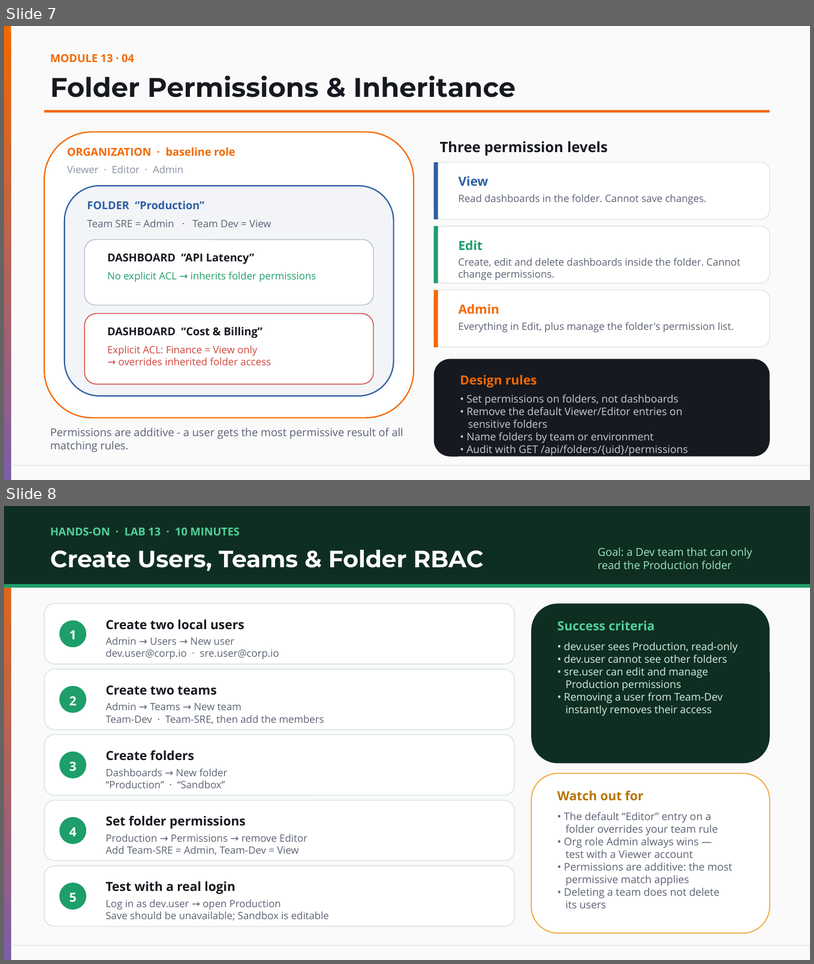
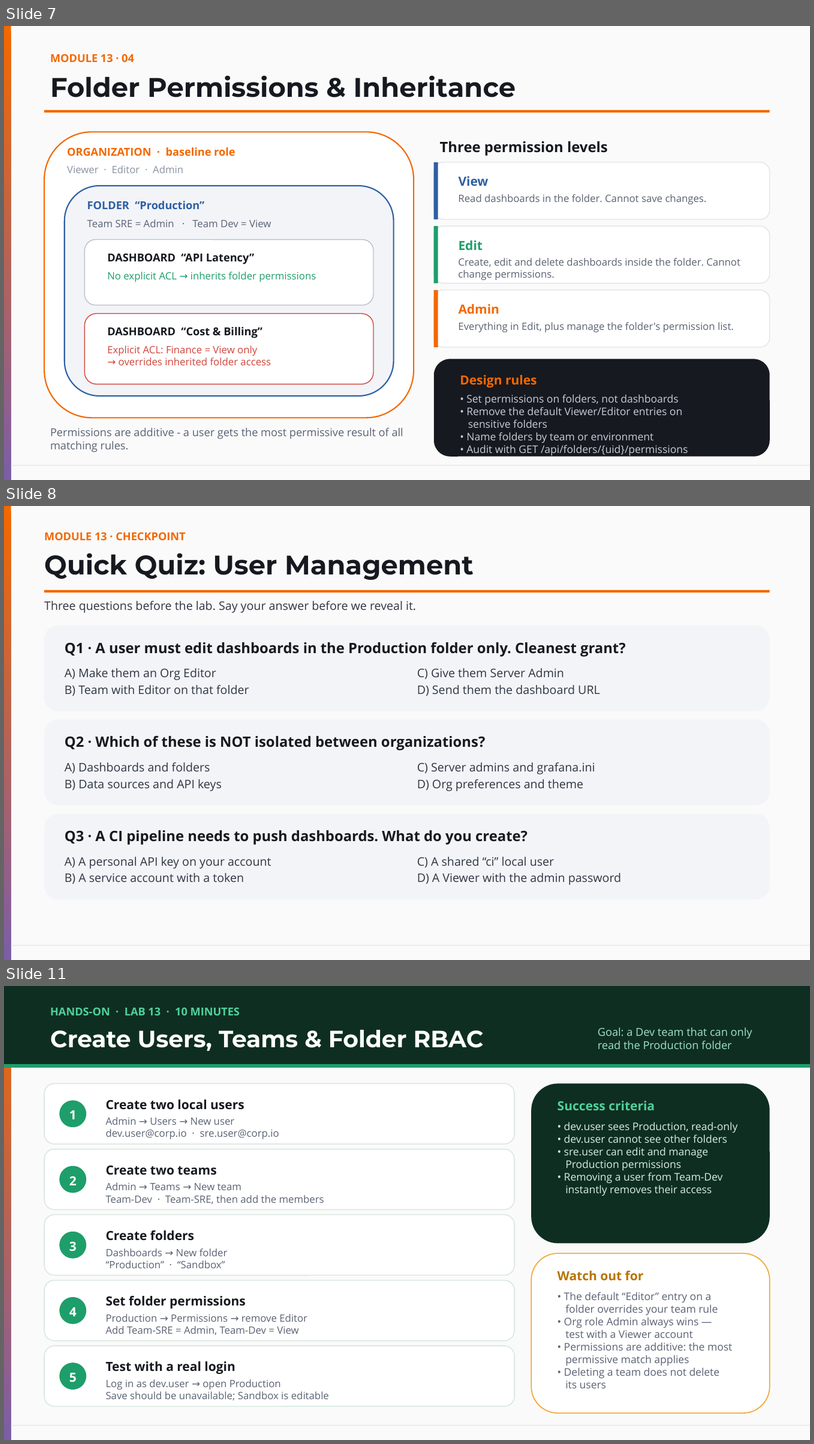
Before and after one commit to vikash-verma-profile/garfana-August-2026, a slide deck: Day-4/Day-4.pptx. Shown one above the other, each under a label of ours: slides 7 and 8 before the commit, slides 7, 8 and 11 after it; the slides between them are not shown. The pictures are 814x964 and 814x1444 pixels, drawn with LibreOffice and Linux fonts; fonts in the diff are those of the drawing. Boxes give left, top, right and bottom in pixels: in the first picture for what was removed or moved away, otherwise in the second. Text is boxed around its words. In the diff, an @@ line names an element or a change of style, - is before the commit and + after.

Commit message:
added

```diff
--- a/Day-4/Day-4.pptx
+++ b/Day-4/Day-4.pptx
@@ slide 8 added at box(4, 506, 810, 960), background #FAFAFB; not listed: 2 template elements that a slide beside it also shows @@
@@ text added at box(44, 532, 185, 540), 13 pt, text #F46800, bold @@
+MODULE 13 · CHECKPOINT
@@ text added at box(44, 553, 474, 580), 32 pt, text #16191F, bold @@
+Quick Quiz: User Management
@@ rectangle added at box(45, 590, 770, 592), fill #F46800 @@
@@ text added at box(44, 601, 416, 613), 14 pt, text #2F3542 @@
+Three questions before the lab. Say your answer before we reveal it.
@@ rounded rectangle added at box(45, 625, 770, 711), fill #F2F4F8 @@
@@ text added at box(65, 642, 626, 657), 17 pt, text #16191F, bold @@
+Q1 · A user must edit dashboards in the Production folder only. Cleanest grant?
@@ text added at box(65, 668, 249, 696), 14 pt, text #2F3542 @@
+A) Make them an Org Editor
+B) Team with Editor on that folder
@@ text added at box(417, 668, 600, 696), 14 pt, text #2F3542 @@
+C) Give them Server Admin
+D) Send them the dashboard URL
@@ rounded rectangle added at box(45, 720, 770, 805), fill #F2F4F8 @@
@@ text added at box(65, 735, 485, 750), 17 pt, text #16191F, bold @@
+Q2 · Which of these is NOT isolated between organizations?
@@ text added at box(65, 762, 222, 791), 14 pt, text #2F3542 @@
+A) Dashboards and folders
+B) Data sources and API keys
@@ text added at box(417, 762, 596, 791), 14 pt, text #2F3542 @@
+C) Server admins and grafana.ini
+D) Org preferences and theme
@@ rounded rectangle added at box(45, 813, 770, 899), fill #F2F4F8 @@
@@ text added at box(65, 830, 528, 844), 17 pt, text #16191F, bold @@
+Q3 · A CI pipeline needs to push dashboards. What do you create?
@@ text added at box(65, 856, 271, 883), 14 pt, text #2F3542 @@
+A) A personal API key on your account
+B) A service account with a token
@@ text added at box(417, 856, 621, 885), 14 pt, text #2F3542 @@
+C) A shared “ci” local user
+D) A Viewer with the admin password
@@ what was slide 8 is now slide 11 @@
```
Also in this commit, not shown: 11 other slides added.
